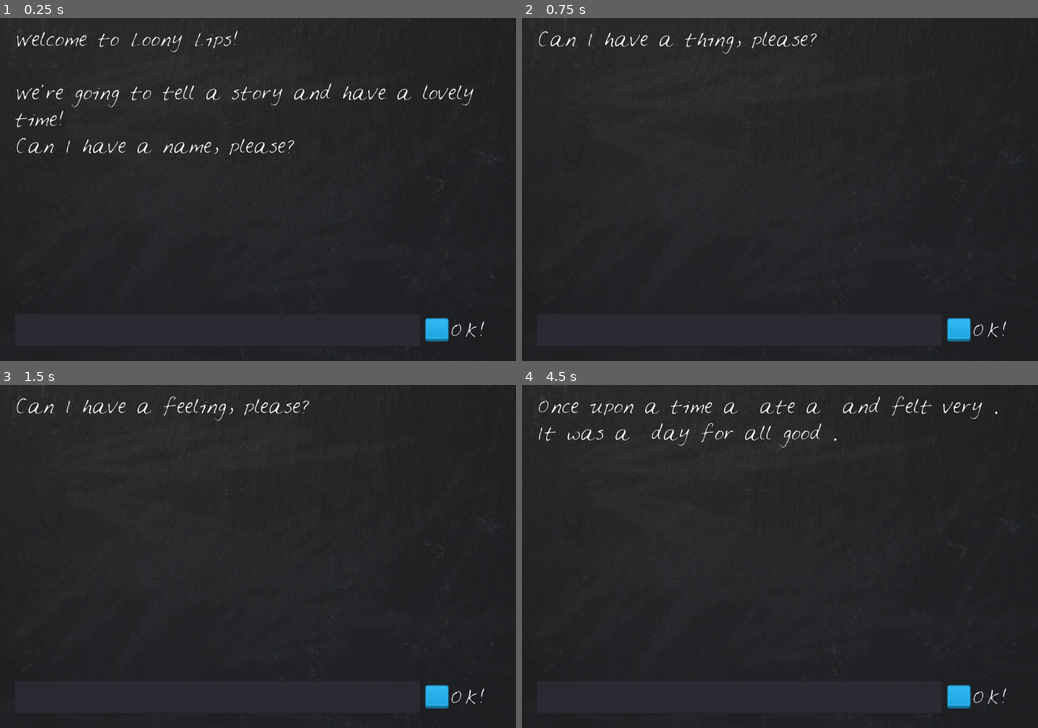
Above: before the commit, frames 1-4 (two rows, left to right).
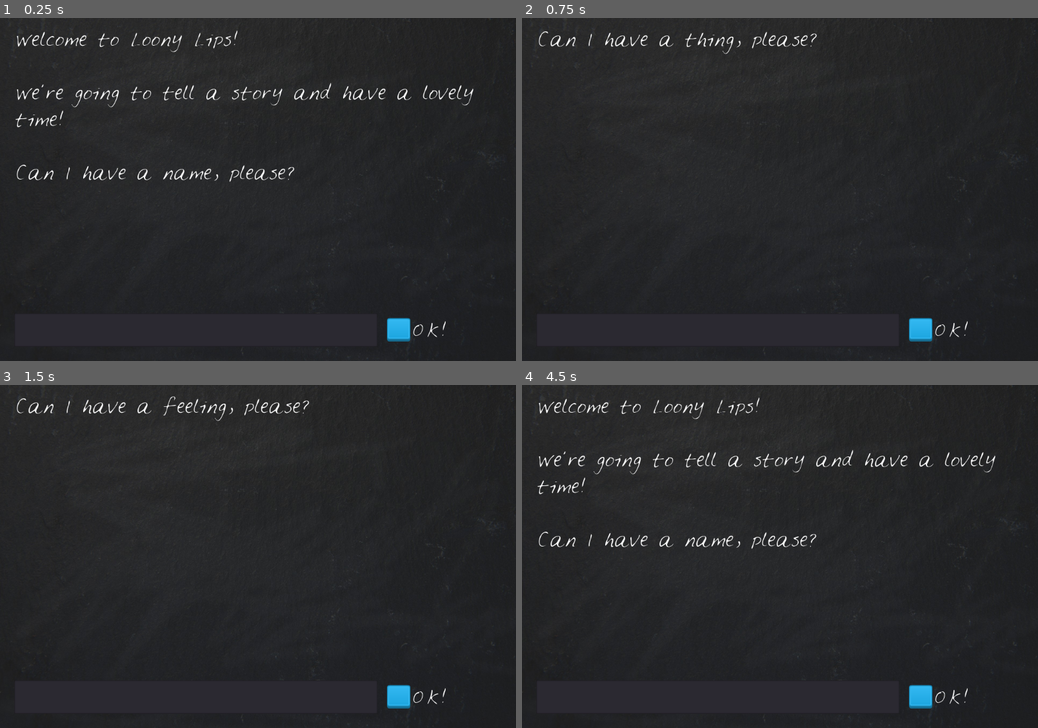
Above: after the commit, the same moments.

Repository: DiscoveringGodot/2_Loony_Lips
Game: Godot game, scene res://LoonyLips.tscn
Two runs of this game, one before a commit and one after it. Both use one fixed random seed, a clock stepped at 60 frames per second and the inputs below.
Inputs:
- Up to frame 1 (0.25 s): no input
- Up to frame 2 (0.75 s): click "OK!" at 0.5 s
- Up to frame 3 (1.5 s): click "OK!" at 1.25 s
- Up to frame 4 (4.5 s): click "OK!" at 2 s; tap Enter at 2.75 s; tap Space at 3.5 s; click "OK!" (after the commit: "Again!") at 4.25 s

The runs differ from the first frame. In frame 1, 1.6% of the frame differs, in the area x 3-94%, y 34-95%; in frame 2, 0.7%; in frame 3, 0.7%; in frame 4, 3.4%, in the area x 3-94%, y 3-95%.
Error before the commit: Invalid get index '6' (on base: 'Array'). (res://LoonyLips.gd:21)

Commit message:
6 - queue_free() and reload_current_scene

Diff:
--- a/LoonyLips.gd
+++ b/LoonyLips.gd
@@ -5,26 +5,37 @@
 var story = "Once upon a time a %s ate a %s and felt very %s. It was a %s day for all good %s."
 
 func _ready():
-	$Blackboard/StoryText.text = ("Welcome to Loony Lips!\n\nWe're going to tell a story and have a lovely time!\nCan I have " + prompt[player_words.size()] + ", please?")
+	$Blackboard/StoryText.text = ("Welcome to Loony Lips!\n\nWe're going to tell a story and have a lovely time!\n\nCan I have " + prompt[player_words.size()] + ", please?")
 	$Blackboard/TextBox.text = ""
 
 func _on_TextureButton_pressed():
-	var new_text = $Blackboard/TextBox.get_text()
-	_on_TextBox_text_entered(new_text)
+	if is_story_done():
+		get_tree().reload_current_scene()
+	else:
+		var new_text = $Blackboard/TextBox.get_text()
+		_on_TextBox_text_entered(new_text)
 
 func _on_TextBox_text_entered(new_text):
 	player_words.append(new_text)
 	$Blackboard/TextBox.text = ""
 	check_player_word_length()
 
+func is_story_done():
+	return player_words.size() == prompt.size()
+
 func prompt_player():
 	$Blackboard/StoryText.text = ("Can I have " + prompt[player_words.size()] + ", please?")
 
 func check_player_word_length():
-	if player_words.size() == prompt.size():
+	if is_story_done():
 		tell_story()
 	else:
 		prompt_player()
 
 func tell_story():
 	$Blackboard/StoryText.text = story % player_words
+	$Blackboard/TextureButton/ButtonLabel.text = "Again!"
+	end_game()
+
+func end_game():
+	$Blackboard/TextBox.queue_free()
--- a/LoonyLips.tscn
+++ b/LoonyLips.tscn
@@ -74,7 +74,7 @@
 anchor_bottom = 0.0
 margin_left = 30.0
 margin_top = 620.0
-margin_right = 880.0
+margin_right = 790.0
 margin_bottom = 690.0
 rect_pivot_offset = Vector2( 0, 0 )
 rect_clip_content = false
@@ -99,9 +99,9 @@
 anchor_top = 0.0
 anchor_right = 0.0
 anchor_bottom = 0.0
-margin_left = 890.0
+margin_left = 810.0
 margin_top = 630.0
-margin_right = 939.0
+margin_right = 859.0
 margin_bottom = 679.0
 rect_pivot_offset = Vector2( 0, 0 )
 rect_clip_content = false
@@ -125,7 +125,7 @@
 anchor_right = 0.0
 anchor_bottom = 0.0
 margin_left = 50.0
-margin_right = 150.0
+margin_right = 240.0
 margin_bottom = 60.0
 rect_pivot_offset = Vector2( 0, 0 )
 rect_clip_content = true
Not shown, changed: README.md
